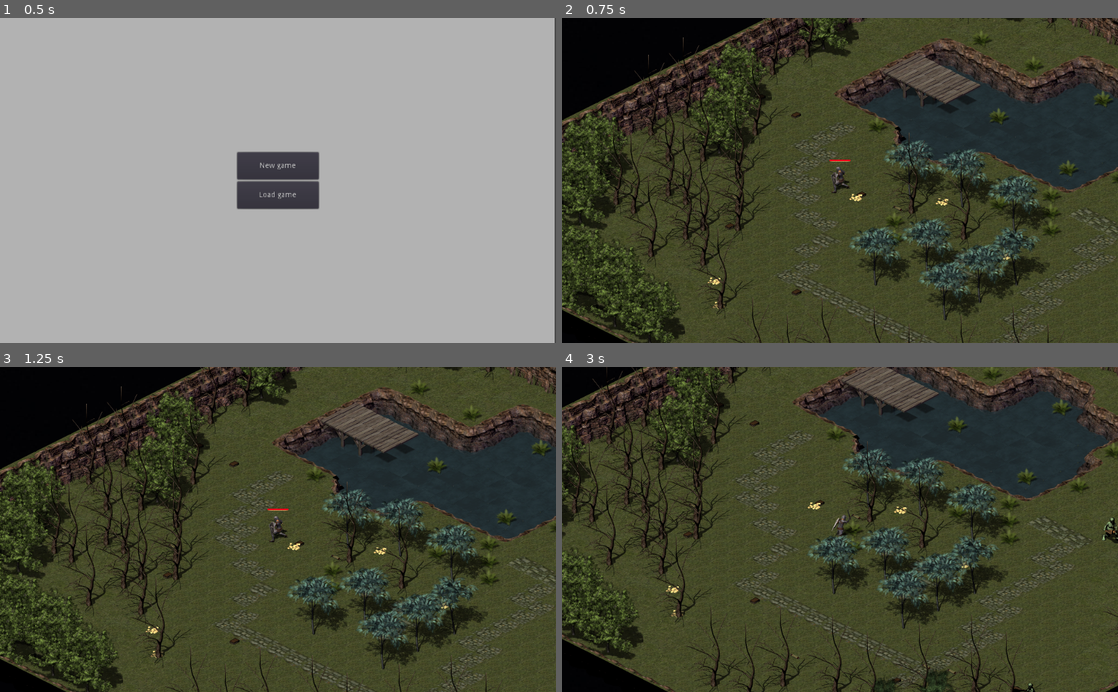
Above: before the commit, frames 1-4 (two rows, left to right).
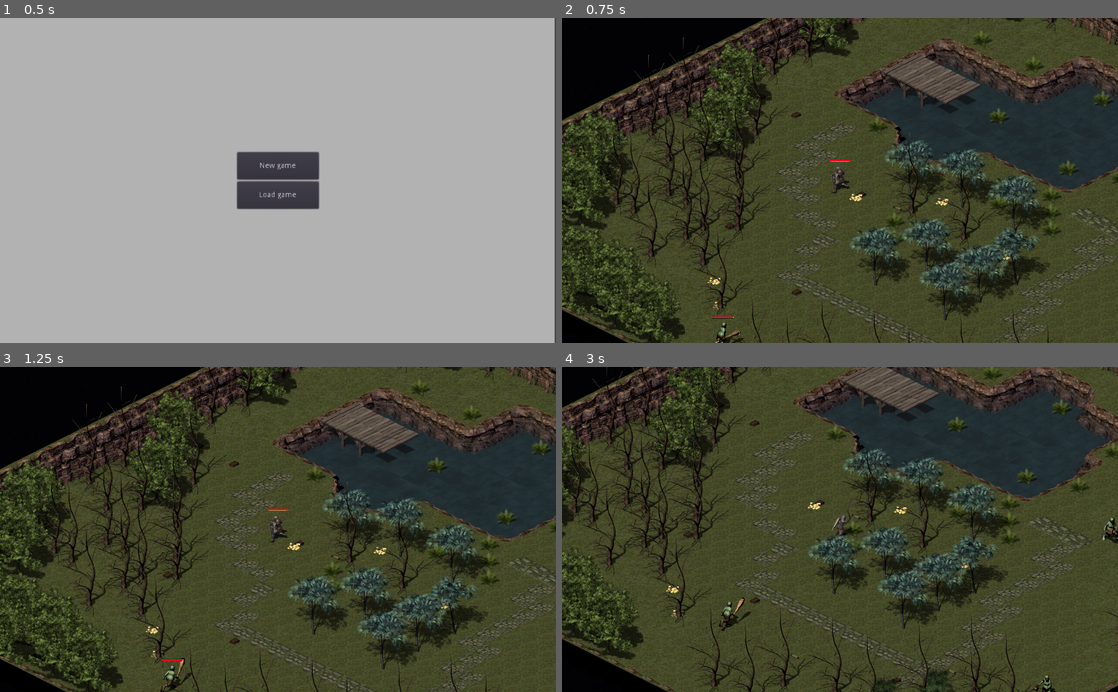
Above: after the commit, the same moments.

Repository: ShinLyan/RPG
Game: Godot game, scene res://scenes/Menu.tscn
Same seed, same stepped clock (60 frames per second), same inputs: the game is played once before the commit and once after it.
Inputs (mouse positions are in pixels of both pictures, inside the frame that each line leads up to):
- Up to frame 1 (0.5 s): no input
- Up to frame 2 (0.75 s): click "New game" at 0.5 s
- Up to frame 3 (1.25 s): no input
- Up to frame 4 (3 s): move the mouse to (962, 513) at 1.27 s; hold Right (ui_right) 1.28-2.03 s; hold Alt (Alt) 1.28-2.03 s; move the mouse to (728, 545) at 2.02 s; hold Down (ui_down) 2.03-2.78 s; tap E (e_click) at 2.1 s; move the mouse to (895, 458) at 2.77 s; press the mouse at (895, 458) at 2.78 s; hold Right (ui_right) from 2.78 s (still down)

Frame 1 is identical in both runs. In frame 2, 0.1% of the frame differs, in the area x 27-33%, y 91-100%; in frame 3, 0.2%; in frame 4, 0.3%, in the area x 28-89%, y 70-100%.

Commit message:
add animations of hero death

Diff:
--- a/Scripts/Character.gd
+++ b/Scripts/Character.gd
@@ -4,9 +4,9 @@
 enum {
 	MOVE,
 	ATTACK,
-	DEATH,
-	IDLE
+	DEATH
 }
+
 
 var state = MOVE
 
@@ -58,8 +58,6 @@
 
 func die(): # смерть персонажа
 	state = DEATH
-	#get_parent().remove_child(self) # удаляем узел
-	#queue_free() # освобождаем память от него
 
 
 func save():
--- a/Scripts/Hero.gd
+++ b/Scripts/Hero.gd
@@ -46,7 +46,7 @@
 			attack_state(delta)
 
 		DEATH:
-			die()
+			death_state(delta)
 
 
 # Передвижение персонажа на клавиши
@@ -93,16 +93,19 @@
 	state = MOVE
 
 
+# Смерть игрока
 signal on_death # сигнал смерти персонажа
 
+
+func death_state(delta):
+	animationTree.set("parameters/Death/blend_position", direction)
+	animationState.travel("Death")
+
+
 func death_animation_finished():
-	state = DEATH
-
-# Перегруженная функция die() - смерти игрока
-func die():
-	emit_signal("on_death") # выпускаем сигннал смерти игрока
-	animationState.travel("Death") # включаем анимацию смерти
-	.die()
+	emit_signal("on_death") # выпускаем сигнал смерти игрока
+	get_parent().remove_child(self) # удаляем узел
+	queue_free() # освобождаем память от него
 
 
 # Перегруженная функция save()
--- a/scenes/Hero.tscn
+++ b/scenes/Hero.tscn
@@ -4069,6 +4069,7 @@
 texture = ExtResource( 4 )
 hframes = 32
 vframes = 8
+frame = 1
 region_rect = Rect2( 0, 0, 256, 256 )
 
 [node name="Body" type="Sprite" parent="."]
@@ -4076,6 +4077,7 @@
 texture = ExtResource( 2 )
 hframes = 32
 vframes = 8
+frame = 1
 region_rect = Rect2( 0, 0, 256, 256 )
 
 [node name="Hand" type="Sprite" parent="."]
@@ -4083,6 +4085,7 @@
 texture = ExtResource( 3 )
 hframes = 32
 vframes = 8
+frame = 1
 region_rect = Rect2( 0, 0, 256, 256 )
 
 [node name="Legs" type="Sprite" parent="."]
@@ -4090,6 +4093,7 @@
 texture = ExtResource( 6 )
 hframes = 32
 vframes = 8
+frame = 1
 region_rect = Rect2( 0, 0, 256, 256 )
 
 [node name="Feet" type="Sprite" parent="."]
@@ -4097,6 +4101,7 @@
 texture = ExtResource( 5 )
 hframes = 32
 vframes = 8
+frame = 1
 region_rect = Rect2( 0, 0, 256, 256 )
 
 [node name="Weapon" type="Sprite" parent="."]
@@ -4104,6 +4109,7 @@
 texture = ExtResource( 7 )
 hframes = 32
 vframes = 8
+frame = 1
 region_rect = Rect2( 0, 0, 256, 256 )
 
 [node name="Shield" type="Sprite" parent="."]
@@ -4111,6 +4117,7 @@
 texture = ExtResource( 1 )
 hframes = 32
 vframes = 8
+frame = 1
 region_rect = Rect2( 0, 0, 256, 256 )
 
 [node name="AnimationPlayer" type="AnimationPlayer" parent="."]
--- a/scenes/StartWorld.tscn
+++ b/scenes/StartWorld.tscn
@@ -87,7 +87,10 @@
 position = Vector2( 807, 174 )
 
 [node name="Troll2" parent="YSort" instance=ExtResource( 4 )]
-position = Vector2( 693, 532 )
+position = Vector2( 713, 543 )
+
+[node name="Troll4" parent="YSort" instance=ExtResource( 4 )]
+position = Vector2( 32, 469 )
 
 [node name="Hero" parent="YSort" instance=ExtResource( 2 )]
 position = Vector2( 253, 176 )
